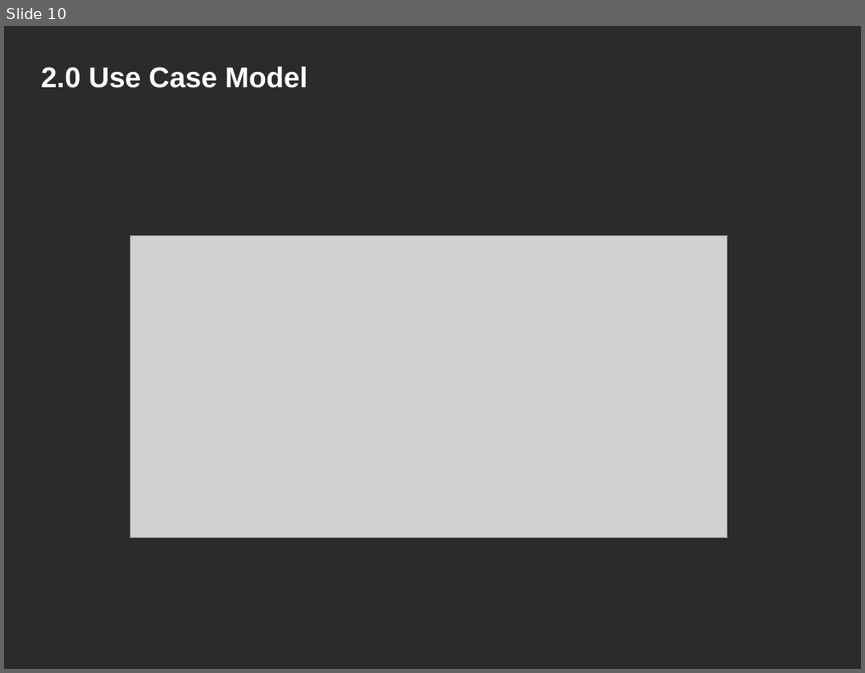
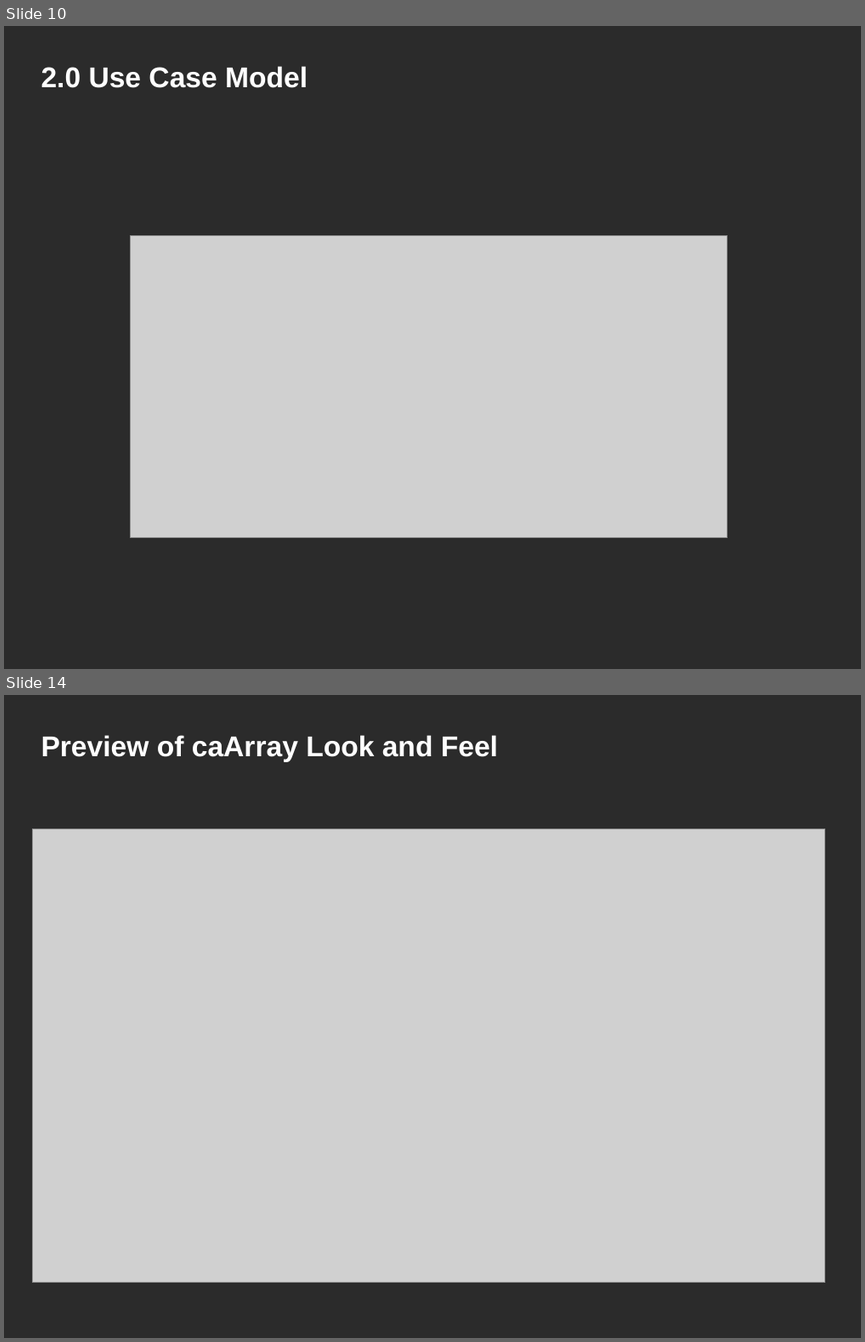
Before and after one commit to NCIP/caarray-docs, a slide deck: project_management/open_meetings/caArray User Community Meeting Sept 12.ppt. Shown one above the other, each under a label of ours: slide 10 before the commit, slides 10 and 14 after it; the slides between them are not shown. The pictures are 865x673 and 865x1342 pixels, drawn with LibreOffice and Linux fonts; fonts in the diff are those of the drawing; grey boxes stand for pictures; background and template pictures are left out; a plain dark background stands for a picture behind light text. Boxes give left, top, right and bottom in pixels: in the first picture for what was removed or moved away, otherwise in the second. Text is boxed around its words. In the diff, an @@ line names an element or a change of style, - is before the commit and + after.

```diff
--- a/project_management/open_meetings/caArray User Community Meeting Sept 12.ppt
+++ b/project_management/open_meetings/caArray User Community Meeting Sept 12.ppt
@@ slide 14 added at [4, 695, 861, 1338], background picture (left out) @@
@@ title added at [41, 735, 498, 762], 24 pt, text #FFFFFF, bold @@
+Preview of caArray Look and Feel
@@ picture added at [32, 828, 825, 1281] @@
```
Also in this commit, not shown: 6 slides changed, 2 other slides added.
